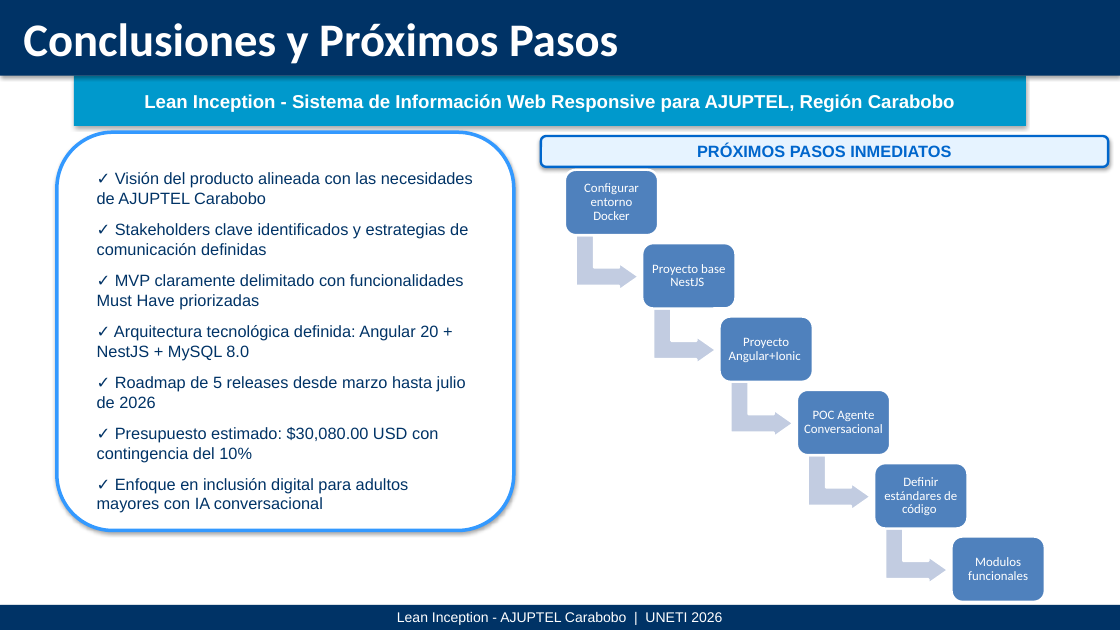
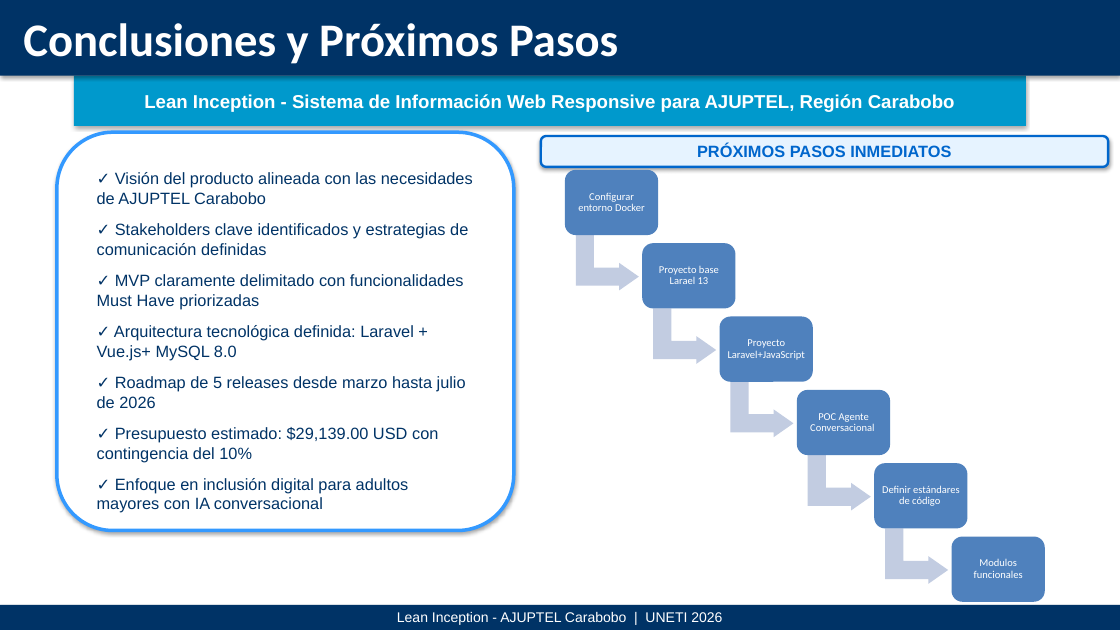
Before and after one commit to proyectoajuptel/ajuptel-portfolio, a slide deck: slide 14 of public/docs/fase1/lean_inception_ajuptel.pptx. Drawn at 1120x630 pixels with LibreOffice and Linux fonts; fonts in the diff are those of the drawing. Boxes give left, top, right and bottom in pixels: in the first picture for what was removed or moved away, otherwise in the second. Text is boxed around its words. In the diff, an @@ line names an element or a change of style, - is before the commit and + after.

```diff
--- a/public/docs/fase1/lean_inception_ajuptel.pptx
+++ b/public/docs/fase1/lean_inception_ajuptel.pptx
@@ text at (659, 266, 719, 284): text changed; size 11 to 9 pt @@
-Proyecto base NestJS
+Proyecto base Larael 13
@@ text in rounded rectangle at (97, 325, 414, 361): text changed @@
-✓ Arquitectura tecnológica definida: Angular 20 + NestJS + MySQL 8.0
+✓ Arquitectura tecnológica definida: Laravel + Vue.js+ MySQL 8.0
@@ text at (728, 339, 805, 360): text changed; size 11 to 9 pt @@
-Proyecto Angular+Ionic
+Proyecto Laravel+JavaScript
@@ size 11 to 9 pt in 4 elements at (578, 193, 645, 211), (882, 485, 960, 506), (974, 559, 1023, 578), (810, 413, 874, 431) @@
@@ text in rounded rectangle at (97, 427, 438, 462): text changed @@
-✓ Presupuesto estimado: $30,080.00 USD con contingencia del 10%
+✓ Presupuesto estimado: $29,139.00 USD con contingencia del 10%
@@ outline #FFFFFF 2 pt to none in 11 elements at (576, 235, 639, 290), (565, 170, 659, 235), (653, 309, 716, 364), (643, 244, 736, 309), (731, 382, 794, 437), (720, 317, 813, 382), (808, 455, 871, 510), (797, 390, 891, 455), (885, 529, 948, 584), (875, 463, 968, 528), (952, 537, 1045, 602) @@
```
Also in this commit, not shown: 4 other slides changed, 25 other files.
